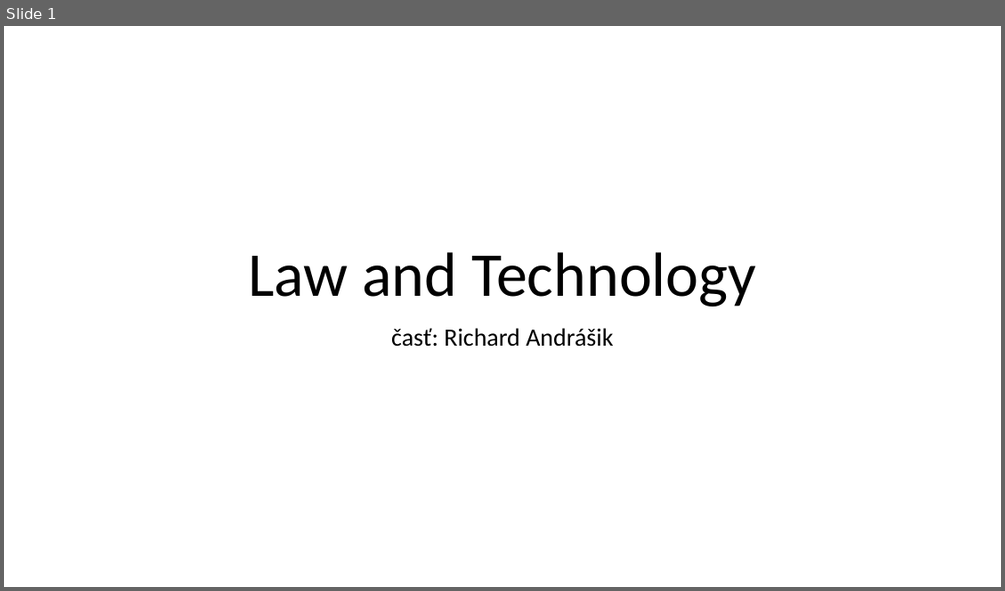
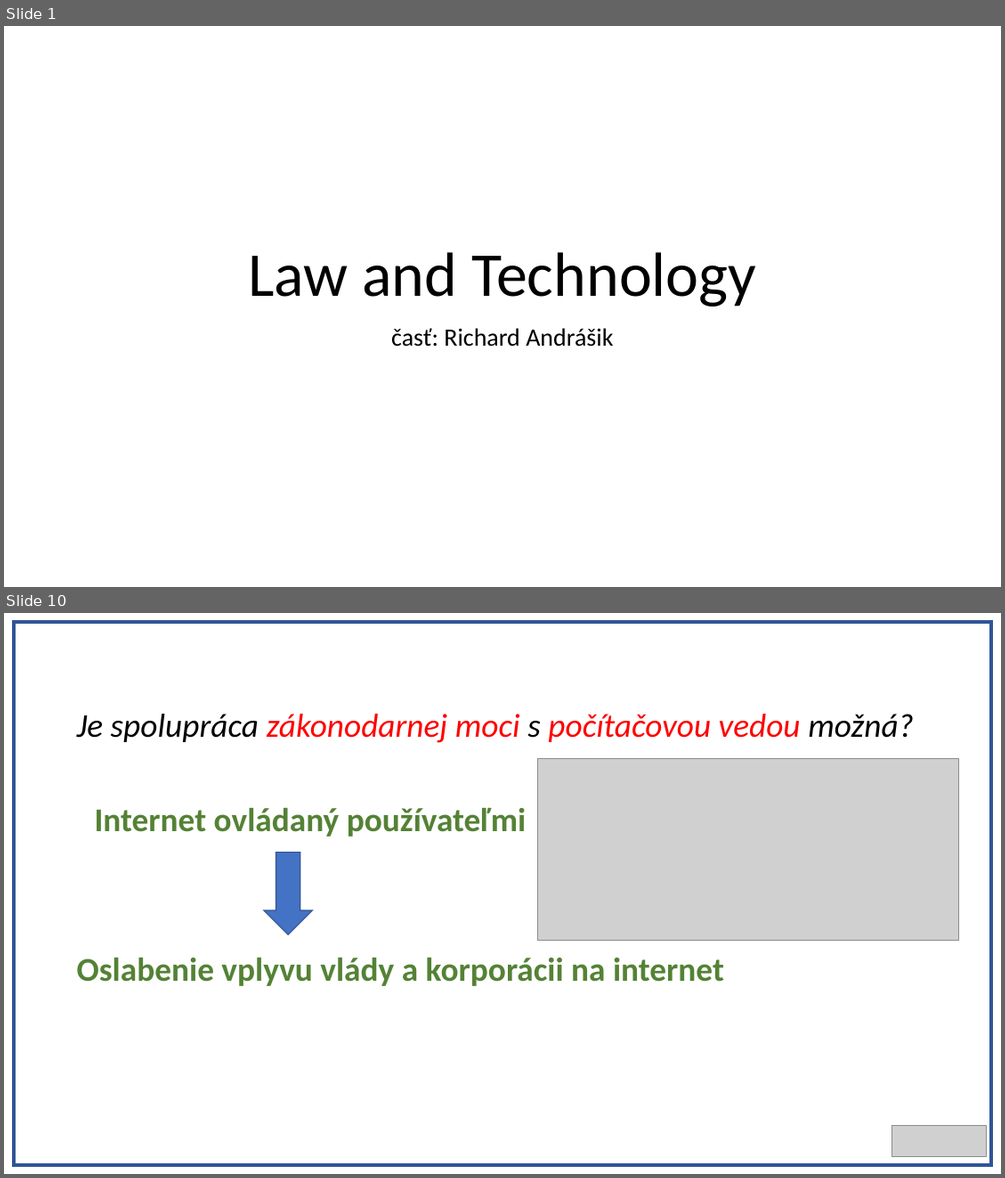
Before and after one commit to Realrio13/projekt, a slide deck: PrezentaciaRiso.pptx. Shown one above the other, each under a label of ours: slide 1 before the commit, slides 1 and 10 after it; the slides between them are not shown. The pictures are 1005x591 and 1005x1178 pixels, drawn with LibreOffice and Linux fonts; fonts in the diff are those of the drawing; grey boxes stand for pictures. Boxes give left, top, right and bottom in pixels: in the first picture for what was removed or moved away, otherwise in the second. Text is boxed around its words. In the diff, an @@ line names an element or a change of style, - is before the commit and + after.

```diff
--- a/PrezentaciaRiso.pptx
+++ b/PrezentaciaRiso.pptx
@@ slide 10 added at (x1=4, y1=613, x2=1001, y2=1174), background #FFFFFF @@
@@ rectangle added at (x1=14, y1=622, x2=991, y2=1165), fill #FFFFFF, outline #2F5597 3 pt @@
@@ text added at (x1=77, y1=714, x2=914, y2=743), 32 pt, text #FF0000, italic @@
+Je spolupráca zákonodarnej moci s počítačovou vedou možná?
@@ picture added at (x1=538, y1=759, x2=959, y2=941) @@
@@ text added at (x1=95, y1=807, x2=526, y2=836), 32 pt, text #548235, bold @@
+Internet ovládaný používateľmi
@@ down arrow added at (x1=264, y1=852, x2=313, y2=934), fill #4472C4, outline #325491 1 pt @@
@@ text added at (x1=77, y1=957, x2=724, y2=986), 32 pt, text #548235, bold @@
+Oslabenie vplyvu vlády a korporácii na internet
@@ picture added at (x1=892, y1=1126, x2=987, y2=1156) @@
```
Also in this commit, not shown: 3 slides changed, 5 other slides added, 1 slide removed.
